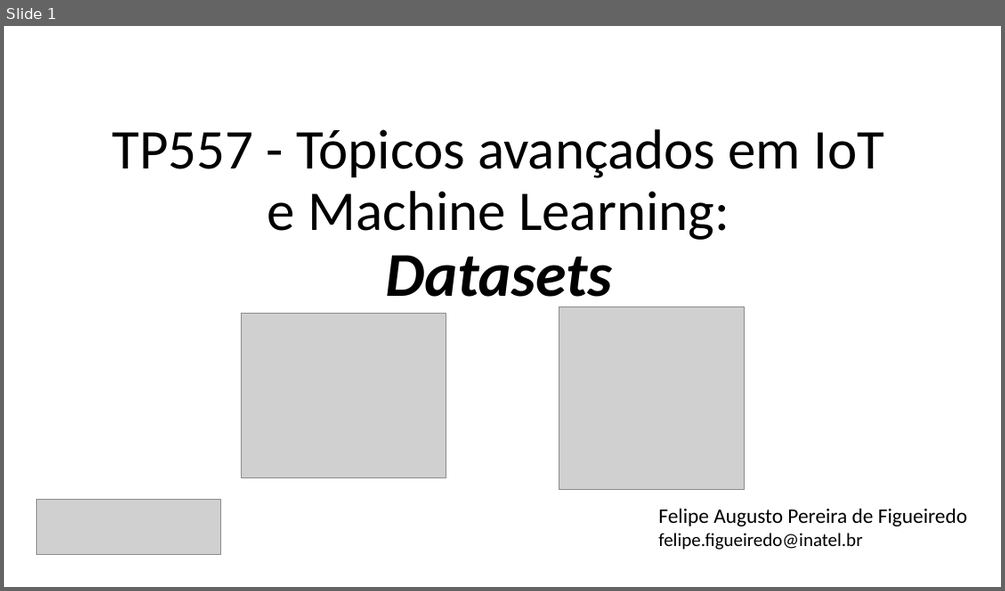
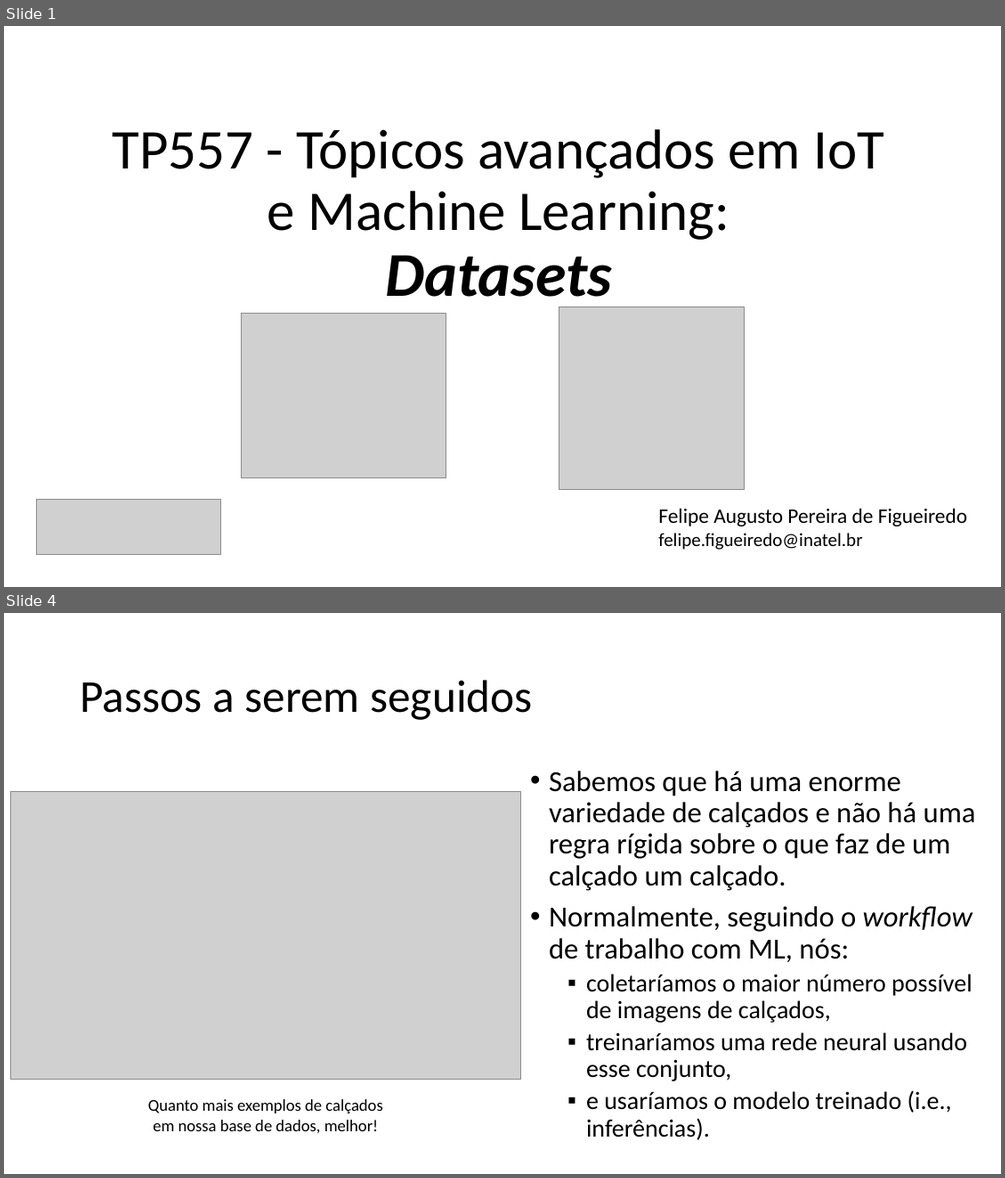
Before and after one commit to zz4fap/tp557-iot-ml, a slide deck: slides/TP557_10_Datasets.pptx. Shown one above the other, each under a label of ours: slide 1 before the commit, slides 1 and 4 after it; the slides between them are not shown. The pictures are 1005x591 and 1005x1178 pixels, drawn with LibreOffice and Linux fonts; fonts in the diff are those of the drawing; grey boxes stand for pictures. Boxes give left, top, right and bottom in pixels: in the first picture for what was removed or moved away, otherwise in the second. Text is boxed around its words. In the diff, an @@ line names an element or a change of style, - is before the commit and + after.

```diff
--- a/slides/TP557_10_Datasets.pptx
+++ b/slides/TP557_10_Datasets.pptx
@@ slide 4 added at (4, 613, 1001, 1174), background #FFFFFF @@
@@ title added at (80, 680, 532, 720), 44 pt, text #000000 @@
+Passos a serem seguidos
@@ text added at (549, 771, 976, 1140), 28 pt, text #000000 @@
+• Sabemos que há uma enorme variedade de calçados e não há uma regra rígida sobre o que faz de um calçado um calçado.
+• Normalmente, seguindo o workflow de trabalho com ML, nós:
+  ▪ coletaríamos o maior número possível de imagens de calçados,
+  ▪ treinaríamos uma rede neural usando esse conjunto,
+  ▪ e usaríamos o modelo treinado (i.e., inferências).
@@ picture added at (11, 792, 521, 1078) @@
@@ text added at (148, 1099, 382, 1133), 16 pt, text #000000 @@
+Quanto mais exemplos de calçados em nossa base de dados, melhor!
```
Also in this commit, not shown: 1 slide changed, 15 other slides added, 2 other files.
